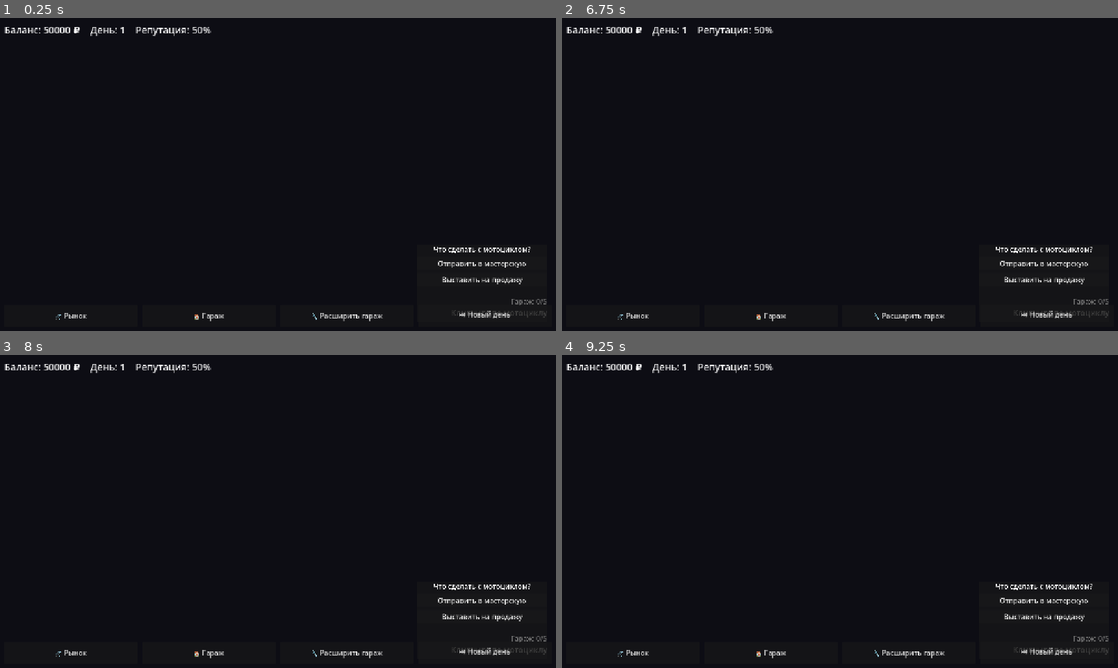
Above: before the commit, frames 1-4 (two rows, left to right).
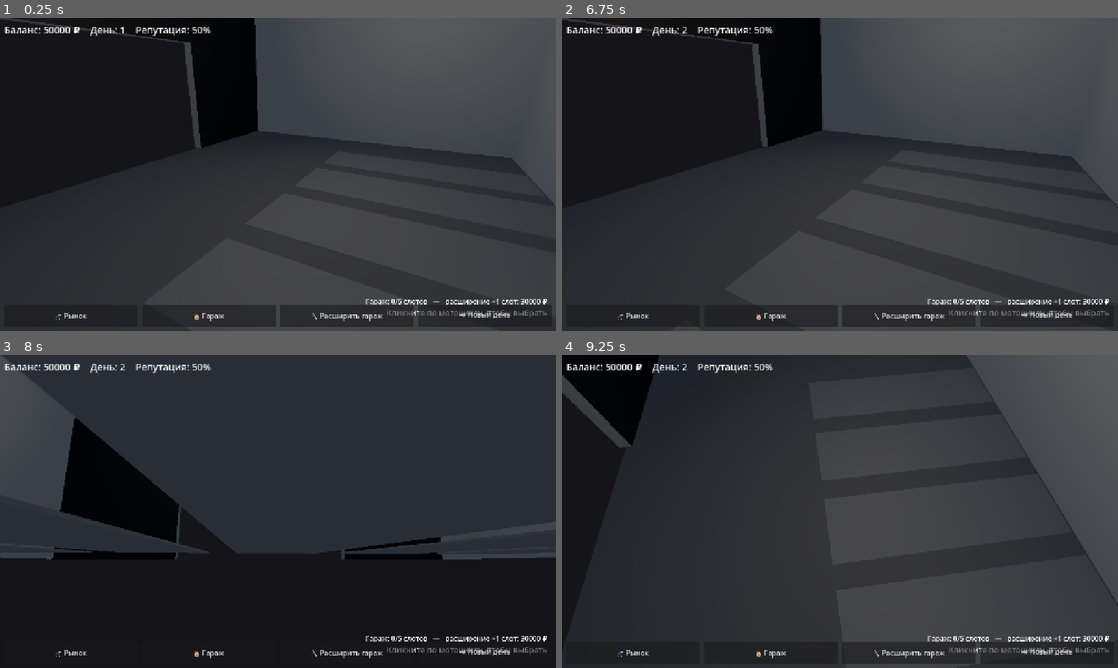
Above: after the commit, the same moments.

Repository: mimistr036-coder/game
Game: Godot game, scene res://scenes/main.tscn
The game is run twice, just before and just after one commit, with the same random seed, the same clock (stepped at 60 frames per second) and the same inputs.
Inputs (mouse positions are in pixels of both pictures, inside the frame that each line leads up to):
- Up to frame 1 (0.25 s): no input
- Up to frame 2 (6.75 s): click (1045, 262) at 0.5 s, where only the run before the commit has a clickable "Отправить в мастерскую"; click "🛒 Рынок" at 1.25 s; click (1045, 280) at 2 s, where only the run before the commit has a clickable "Выставить на продажу"; click "🏠 Гараж" at 2.75 s; click "🔧 Расширить гараж" at 3.5 s; click "⏭ Новый день" at 4.25 s; click "⏭ Новый день (обновить предло…" at 5 s; click "Закрыть (вернуться в гараж)" at 5.75 s; tap Enter at 6.5 s; move the mouse to (962, 158) at 6.52 s; hold D from 6.53 s (still down); click (962, 158) at 6.67 s
- Up to frame 3 (8 s): release D at 7.25 s; drag from (166, 527) to (250, 574) at 7.27 s
- Up to frame 4 (9.25 s): tap Space at 8 s; move the mouse to (895, 442) at 8.02 s; hold D 8.03-8.75 s; drag from (812, 574) to (673, 464) at 8.77 s

The runs differ from the first frame. In frame 1, 71% of the frame differs, in the area x 0-100%, y 0-100%; in frame 2, 70%; in frame 3, 59%; in frame 4, 81%.
Error before the commit: Parse Error: Static function "AutowrapMode()" not found in base "GDScriptNativeClass". (res://scripts/market_ui.gd:56)
Error after the commit: Invalid call. Nonexistent function 'raise' in base 'Control (market_ui.gd)'. (res://scripts/main.gd:79)

Commit message:
fix: убрать вызов Label.AutowrapMode() (нет в 4.0), полный экран через project.godot mode=2
Co-authored-by: arena-agent <297053741+arena-agent@users.noreply.github.com>

Diff:
--- a/project.godot
+++ b/project.godot
@@ -8,7 +8,6 @@
 config/name="Перекуп Мотоциклов"
 run/main_scene="res://scenes/main.tscn"
 config/icon="res://icon.svg"
-config/use_custom_user_dir=false
 
 [autoload]
 
@@ -19,6 +18,7 @@
 window/size/viewport_width=1280
 window/size/viewport_height=720
 window/size/resizable=true
+window/size/mode=2
 window/stretch/mode="canvas_items"
 window/stretch/aspect="expand"
 window/handheld/orientation=0
--- a/scripts/garage_manager.gd
+++ b/scripts/garage_manager.gd
@@ -242,8 +242,7 @@
 	env_data.ambient_light_source = Environment.AMBIENT_SOURCE_COLOR
 	env_data.ambient_light_color = Color(0.55, 0.6, 0.65)
 	env_data.ambient_light_energy = 0.5
-	# Явно приводим tonemap_mode через тип enum, чтобы не было ворнинга
-	env_data.tonemap_mode = Environment.ToneMapper(0)
+	env_data.tonemap_mode = 0
 	env.environment = env_data
 	garage_root.add_child(env)
 
--- a/scripts/main.gd
+++ b/scripts/main.gd
@@ -41,8 +41,6 @@
 	# Подстраиваем размер 3D-viewport'а под окно
 	call_deferred("_update_viewport_size")
 	get_tree().root.size_changed.connect(_update_viewport_size)
-	# Растягиваем окно на весь экран при старте
-	DisplayServer.window_set_mode(DisplayServer.WINDOW_MODE_MAXIMIZED)
 	await get_tree().process_frame
 	show_garage()
 
--- a/scripts/market_ui.gd
+++ b/scripts/market_ui.gd
@@ -53,7 +53,7 @@
 			bike.price_sell, real, deal_hint
 		]
 	info.bbcode_enabled = true
-	info.autowrap_mode = Label.AutowrapMode(3)
+	info.autowrap_mode = 3
 	vbox.add_child(info)
 
 	var hbox := HBoxContainer.new()
